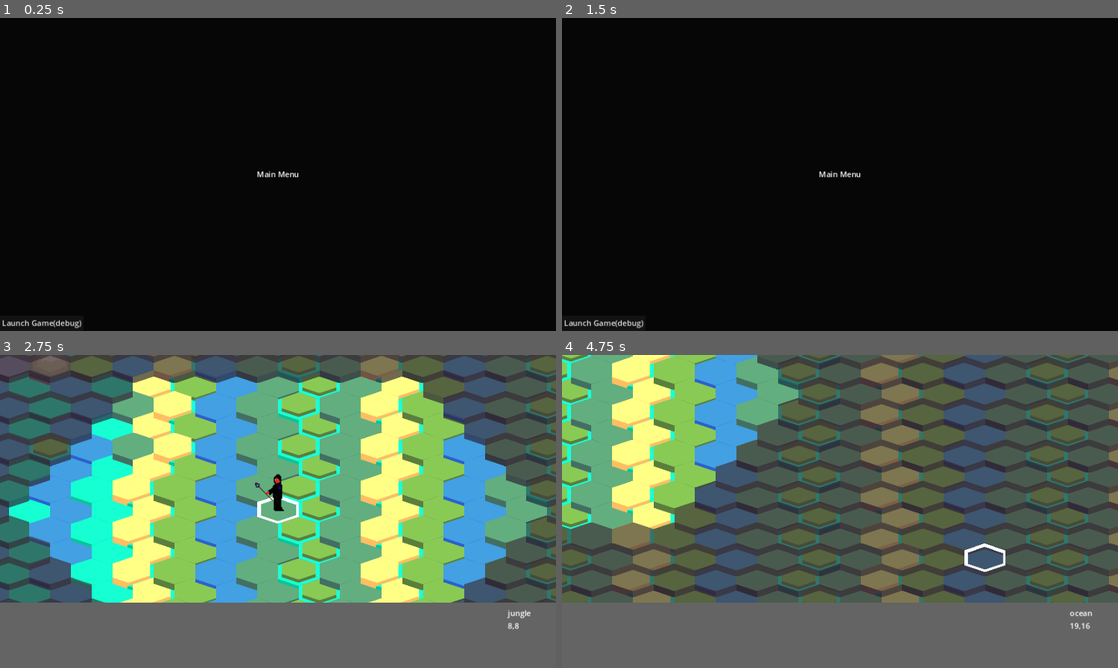
Above: before the commit, frames 1-4 (two rows, left to right).
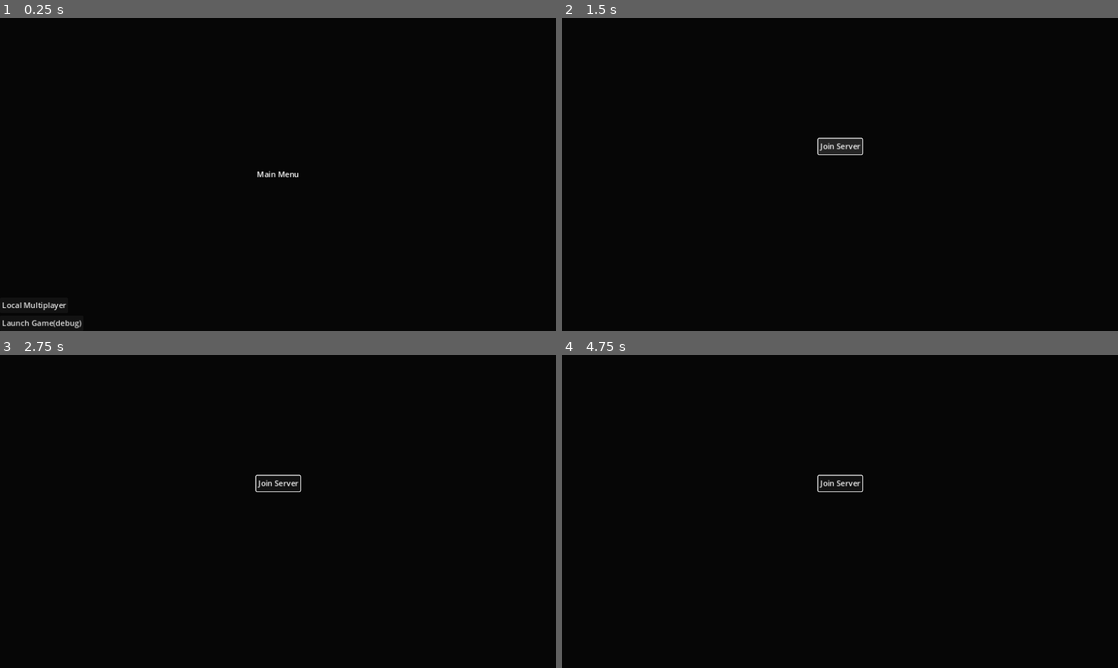
Above: after the commit, the same moments.

Repository: ahhnevermore/mixorcerers
Game: Godot game, scene res://scenes/client.tscn
Same seed, same stepped clock (60 frames per second), same inputs: the game is played once before the commit and once after it. The engine's default icon, where the game draws it, is replaced by a stand-in: a white triangle on a blue panel in a dark square.
Inputs (mouse positions are in pixels of both pictures, inside the frame that each line leads up to):
- Up to frame 1 (0.25 s): no input
- Up to frame 2 (1.5 s): click (595, 305) at 0.5 s, where only the run after the commit has a clickable "Local Multiplayer"; click (840, 146) at 1.25 s, where only the run after the commit has a clickable "Join Server"
- Up to frame 3 (2.75 s): click (44, 661) at 2 s, where only the run before the commit has a clickable "Launch Game(debug)"
- Up to frame 4 (4.75 s): hold D (cursor_right) 2.78-3.53 s; tap M (move) at 2.85, 3.6, 4.35 s; hold S (cursor_down) 3.53-4.28 s; hold D (cursor_right) from 4.28 s (still down)

The runs differ from the first frame. In frame 1, 0.1% of the frame differs, in the area x 0-12%, y 90-94%; in frame 2, 0.8%; in frame 3, 100%; in frame 4, 100%, in the area x 0-100%, y 0-100%.
Error before the commit: Invalid type in function 'bind' in base 'PacketPeerUDP'. Cannot convert argument 2 from Nil to String. (res://scripts/localserver.gd:14)

Commit message:
more UI wireframe for the local server

Diff:
--- /dev/null
+++ b/scenes/local_multiplayer.tscn
@@ -0,0 +1,68 @@
+[gd_scene format=3 uid="uid://c2t02kwier2q"]
+
+[node name="Control" type="Control"]
+layout_mode = 3
+anchors_preset = 15
+anchor_right = 1.0
+anchor_bottom = 1.0
+grow_horizontal = 2
+grow_vertical = 2
+
+[node name="JoinServerButton" type="Button" parent="."]
+layout_mode = 1
+anchors_preset = 8
+anchor_left = 0.5
+anchor_top = 0.5
+anchor_right = 0.5
+anchor_bottom = 0.5
+offset_left = -45.5
+offset_top = -74.0
+offset_right = 45.5
+offset_bottom = -43.0
+grow_horizontal = 2
+grow_vertical = 2
+text = "Join Server"
+
+[node name="Port" type="LineEdit" parent="."]
+layout_mode = 1
+anchors_preset = 8
+anchor_left = 0.5
+anchor_top = 0.5
+anchor_right = 0.5
+anchor_bottom = 0.5
+offset_left = -77.0
+offset_top = -15.0
+offset_right = 91.0
+offset_bottom = 16.0
+grow_horizontal = 2
+grow_vertical = 2
+placeholder_text = "Port:49500"
+alignment = 1
+
+[node name="CreateServerButton" type="Button" parent="."]
+layout_mode = 1
+anchors_preset = 8
+anchor_left = 0.5
+anchor_top = 0.5
+anchor_right = 0.5
+anchor_bottom = 0.5
+offset_left = -56.5
+offset_top = 26.0
+offset_right = 56.5
+offset_bottom = 57.0
+grow_horizontal = 2
+grow_vertical = 2
+text = "Create Server"
+
+[node name="VBoxContainer" type="VBoxContainer" parent="."]
+layout_mode = 1
+anchors_preset = 12
+anchor_top = 1.0
+anchor_right = 1.0
+anchor_bottom = 1.0
+offset_left = 386.0
+offset_top = -332.0
+offset_right = -383.0
+offset_bottom = -193.0
+grow_horizontal = 2
+grow_vertical = 0
--- a/scenes/main_menu.tscn
+++ b/scenes/main_menu.tscn
@@ -32,3 +32,14 @@
 offset_right = 8.0
 grow_vertical = 0
 text = "Launch Game(debug)"
+
+[node name="LocalMultiplayer" type="Button" parent="."]
+layout_mode = 1
+anchors_preset = 2
+anchor_top = 1.0
+anchor_bottom = 1.0
+offset_top = -68.0
+offset_right = 141.0
+offset_bottom = -37.0
+grow_vertical = 0
+text = "Local Multiplayer"
--- a/scenes/zenith.tscn
+++ /dev/null
@@ -1,7 +0,0 @@
-[gd_scene load_steps=2 format=3 uid="uid://514wv4fdvjcj"]
-
-[ext_resource type="PackedScene" uid="uid://buun3sgpqfanu" path="res://scenes/client.tscn" id="1_wjwgp"]
-
-[node name="Zenith" type="Node2D"]
-
-[node name="Client" parent="." instance=ExtResource("1_wjwgp")]
--- a/scripts/client.gd
+++ b/scripts/client.gd
@@ -5,24 +5,48 @@
 
 var game_scene:PackedScene
 var hgame
+
+
+var local_multiplayer_scene:PackedScene
+var hlocal_multiplayer
+
+var hJoinServerButton
+var hPort
+var hCreateServerButton
+var unsafe_text
+
+
+
 enum Scenes{
 	MAIN_MENU,
-	GAME
+	GAME,
+	LOCAL_MULTIPLAYER
 }
 
 # Called when the node enters the scene tree for the first time.
 func _ready():
 	main_menu_scene = load("res://scenes/main_menu.tscn")
 	game_scene = load("res://scenes/Game/game.tscn")
+	local_multiplayer_scene = load("res://scenes/local_multiplayer.tscn")
 
 	load_scene(Scenes.MAIN_MENU)
 
 # Called every frame. 'delta' is the elapsed time since the previous frame.
-func _process(delta):
+func _process(_delta):
 	pass
 
 func unload_scene(hscene:Node,hard=false):
 	if hard:
+		match hscene:
+			hgame:
+				pass
+			hmain_menu:
+				pass
+			hlocal_multiplayer:
+				hCreateServerButton =  null
+				hJoinServerButton = null
+				hPort = null
+
 		remove_child(hscene)
 	else:
 		hscene.hide()
@@ -35,7 +59,10 @@
 			else:
 				set_anchors_and_offsets_preset(Control.PRESET_FULL_RECT,Control.PRESET_MODE_KEEP_SIZE)
 				hmain_menu = main_menu_scene.instantiate()
+
 				hmain_menu.get_node("LaunchGameDebug").pressed.connect(_on_launchgame_pressed)
+				hmain_menu.get_node("LocalMultiplayer").pressed.connect(_on_local_multiplayer_pressed)
+
 				add_child(hmain_menu)
 		Scenes.GAME:
 			if hgame:
@@ -44,8 +71,36 @@
 				set_anchors_and_offsets_preset(Control.PRESET_TOP_LEFT,Control.PRESET_MODE_KEEP_SIZE)
 				hgame = game_scene.instantiate()
 				add_child(hgame)
+		Scenes.LOCAL_MULTIPLAYER:
+			if hlocal_multiplayer:
+				hlocal_multiplayer.show()
+			else:
+				set_anchors_and_offsets_preset(Control.PRESET_FULL_RECT,Control.PRESET_MODE_KEEP_SIZE)
+				hlocal_multiplayer = local_multiplayer_scene.instantiate()
 
+				hJoinServerButton = hlocal_multiplayer.get_node("JoinServerButton")
+				hJoinServerButton.pressed.connect(_on_joinserver_pressed)
+				hCreateServerButton = hlocal_multiplayer.get_node("CreateServerButton")
+				hCreateServerButton.pressed.connect(_on_createserver_pressed)
+				hPort = hlocal_multiplayer.get_node("Port")
+				hPort.text_changed.connect(_on_port_text_changed)
+
+				add_child(hlocal_multiplayer)
 
 func _on_launchgame_pressed():
 	unload_scene(hmain_menu)
 	load_scene(Scenes.GAME)
+
+func _on_local_multiplayer_pressed():
+	unload_scene(hmain_menu)
+	load_scene(Scenes.LOCAL_MULTIPLAYER)
+
+func _on_joinserver_pressed():
+	hCreateServerButton.hide()
+	hPort.hide()
+
+func _on_createserver_pressed():
+	pass
+
+func _on_port_text_changed(new_text:String):
+	pass
Not shown, added: .~lock.MixorcerersTODO.xlsx#
